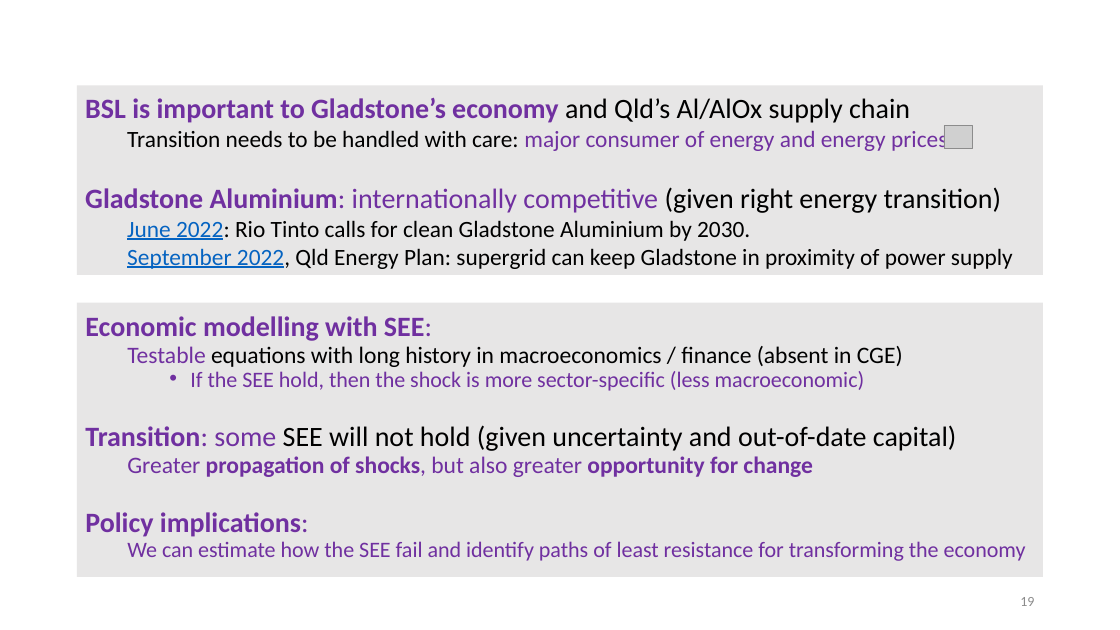
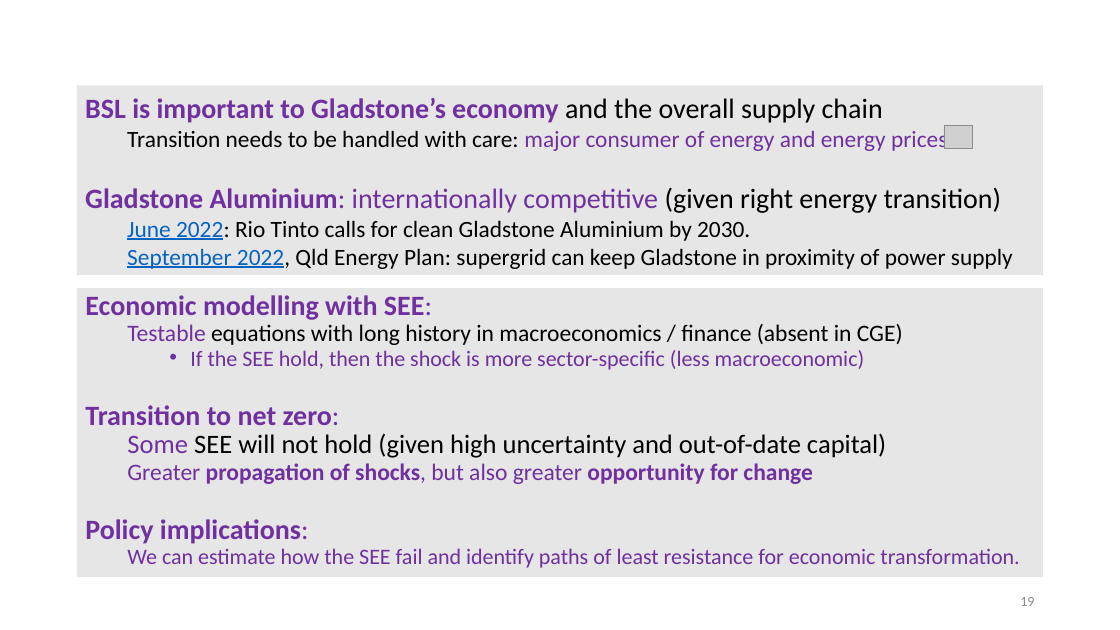
Before and after one commit to patrickocal/gladstone, a slide deck: slide 19 of powerpoint/glad-slides.pptx. Drawn at 1120x630 pixels with LibreOffice and Linux fonts; fonts in the diff are those of the drawing; grey boxes stand for pictures. Boxes give left, top, right and bottom in pixels: in the first picture for what was removed or moved away, otherwise in the second. Text is boxed around its words. In the diff, an @@ line names an element or a change of style, - is before the commit and + after.

```diff
--- a/powerpoint/glad-slides.pptx
+++ b/powerpoint/glad-slides.pptx
@@ text in rectangle at (85,98,883,123): text changed @@
-BSL is important to Gladstone’s economy and Qld’s Al/AlOx supply chain
+BSL is important to Gladstone’s economy and the overall supply chain
@@ text "Economic modelling with SEE:": place and size @@
-text "Economic modelling with SEE:" at (77,302,1044,576)
+text "Economic modelling with SEE:" at (77,288,1044,577)
@@ text at (85,405,886,458): text changed; size 24.1 to 22.8 pt @@
-Transition: some SEE will not hold (given uncertainty and out-of-date capital)
+Transition to net zero:
+  Some SEE will not hold (given high uncertainty and out-of-date capital)
@@ text at (127,548,1019,568): text changed @@
-  We can estimate how the SEE fail and identify paths of least resistance for transforming the economy
+  We can estimate how the SEE fail and identify paths of least resistance for economic transformation.
```
Also in this commit, not shown: 7 other slides changed, 1 other file.
